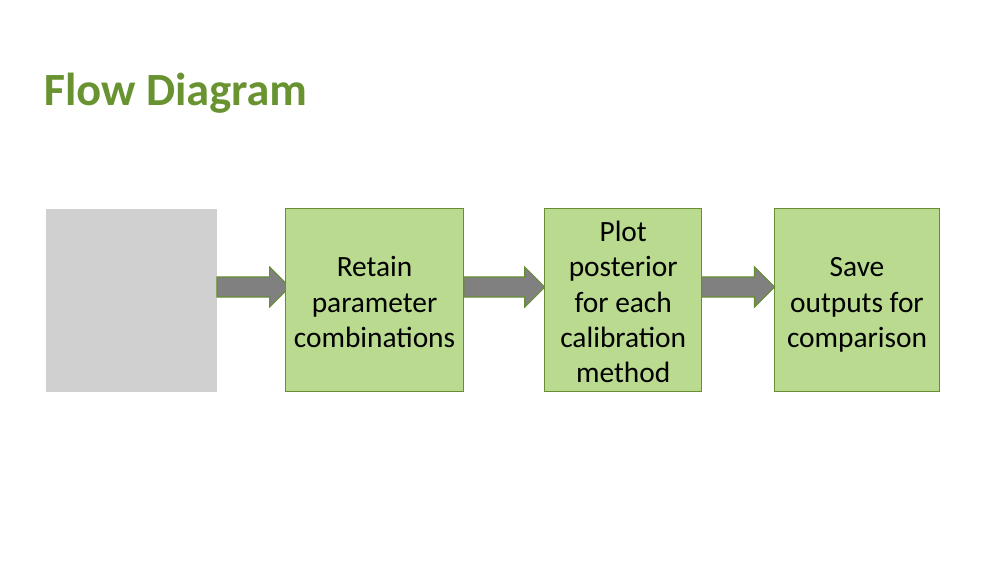
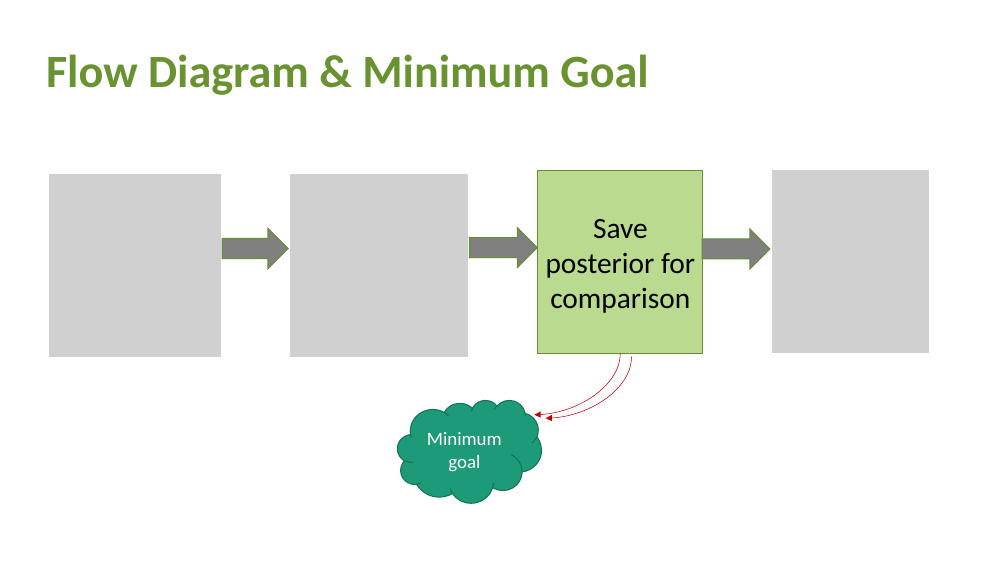
Before and after one commit to zenabu-suboi/masters_project, a slide deck: slide 3 of POWERPOINTS/Zenabu_SEAMS.pptx. Drawn at 1008x567 pixels with LibreOffice and Linux fonts; fonts in the diff are those of the drawing; grey boxes stand for pictures. Boxes give left, top, right and bottom in pixels: in the first picture for what was removed or moved away, otherwise in the second. Text is boxed around its words. In the diff, an @@ line names an element or a change of style, - is before the commit and + after.

```diff
--- a/POWERPOINTS/Zenabu_SEAMS.pptx
+++ b/POWERPOINTS/Zenabu_SEAMS.pptx
@@ title at [46,54,648,95]: text changed @@
-Flow Diagram
+Flow Diagram & Minimum Goal
@@ picture: place and size @@
-picture at [45,209,216,392]
+picture at [49,174,220,357]
@@ picture added at [290,174,468,357] @@
@@ rectangle "Save posterior for comparison": place and size @@
-rectangle "Save posterior for comparison" at [775,209,940,392]
+rectangle "Save posterior for comparison" at [538,170,702,353]
@@ picture added at [773,170,930,353] @@
@@ rectangle removed at [285,209,464,392] @@
-Retain parameter combinations
@@ rectangle removed at [545,209,702,392] @@
-Plot posterior for each calibrationmethod
@@ right arrow: place and size @@
-right arrow at [217,267,290,307]
+right arrow at [222,228,288,268]
@@ right arrow: place and size @@
-right arrow at [464,267,545,307]
+right arrow at [470,228,538,268]
@@ text in rectangle at [546,219,695,313]: text changed @@
-Save outputs for comparison
+Save posterior for comparison
@@ right arrow: place and size @@
-right arrow at [702,267,774,307]
+right arrow at [702,229,771,269]
@@ curved arrow added from (621, 353) to (535, 415), #C00000 0.5 pt @@
@@ curved arrow added from (631, 357) to (546, 418), #C00000 0.5 pt @@
@@ cloud added at [398,400,542,503], fill #1D9A78, outline #157259 1 pt, 18 pt, text #FFFFFF @@
+Minimum goal
```
Also in this commit, not shown: 3 other slides changed, 2 slides added, 1 slide removed.
